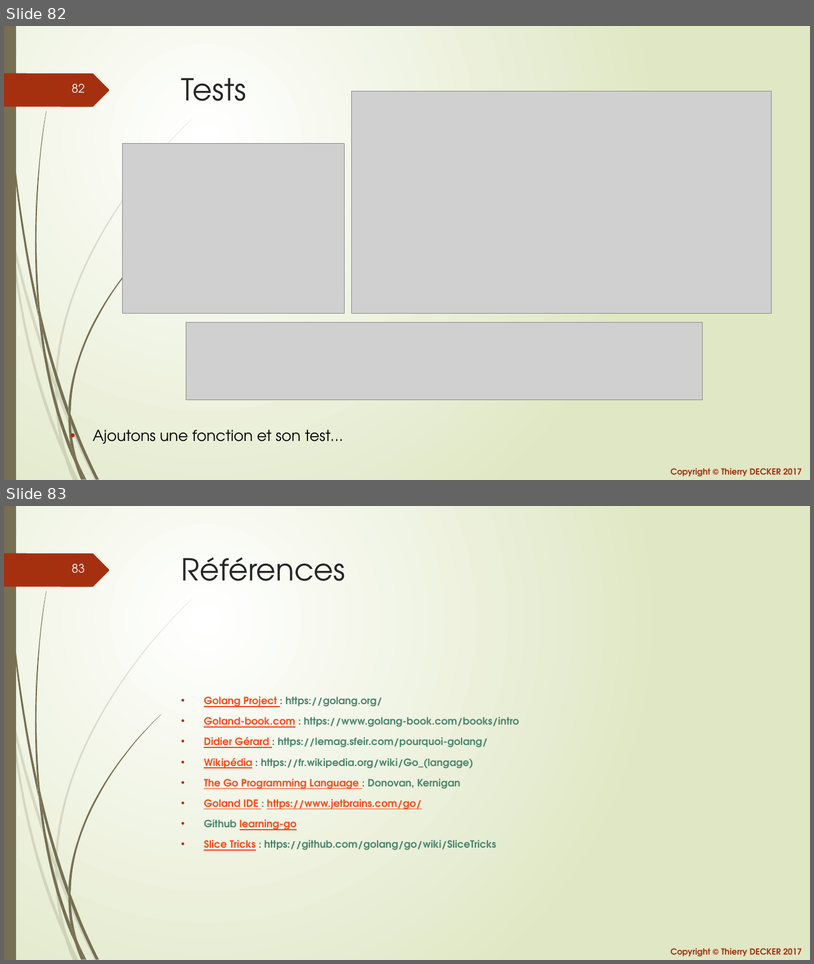
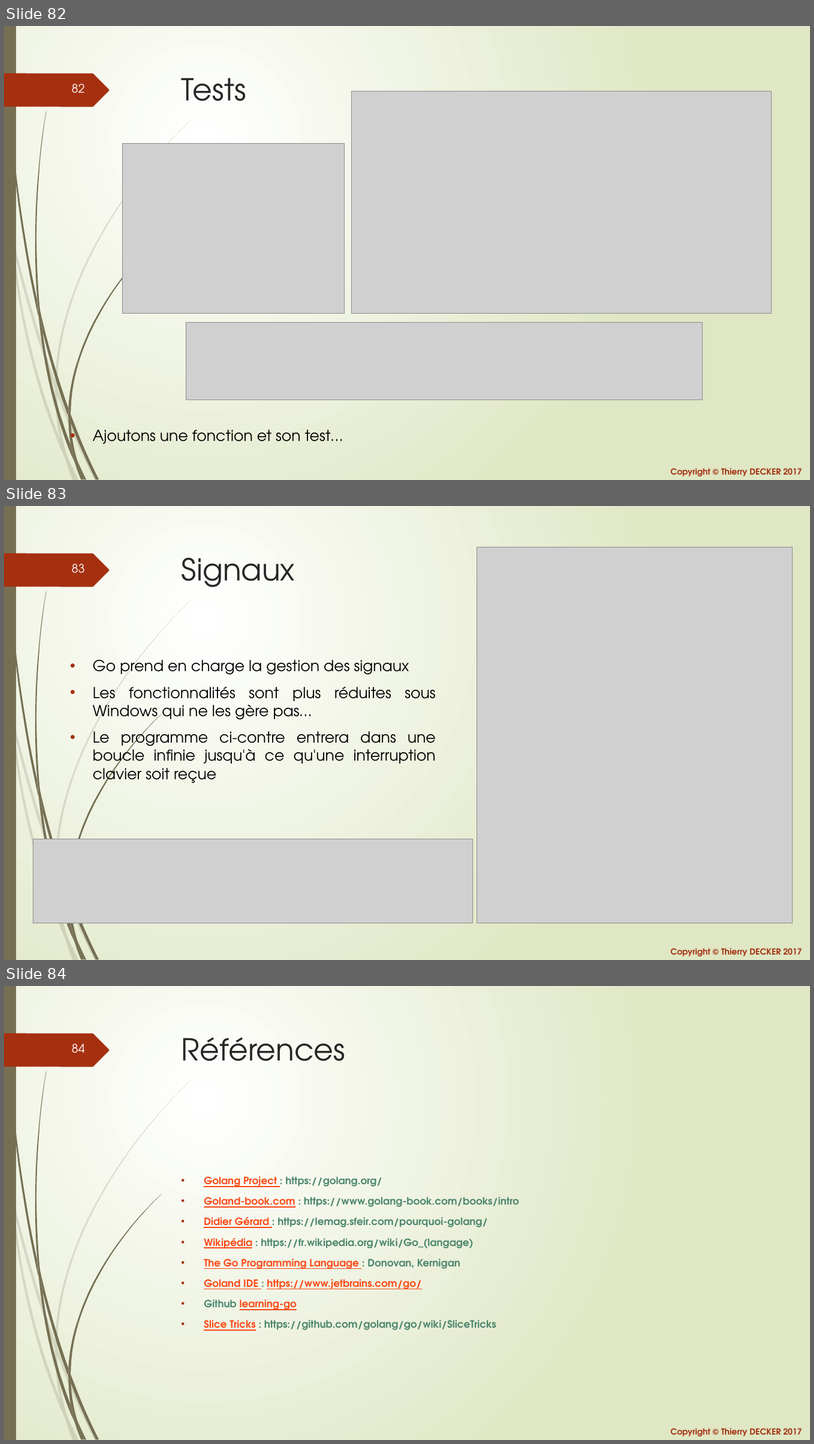
Before and after one commit to thierrydecker/learning-go, a slide deck: documentations/learning-go.pptx. Shown one above the other, each under a label of ours: slides 82 and 83 before the commit, slides 82, 83 and 84 after it. The pictures are 814x964 and 814x1444 pixels, drawn with LibreOffice and Linux fonts; fonts in the diff are those of the drawing; grey boxes stand for pictures. Boxes give left, top, right and bottom in pixels: in the first picture for what was removed or moved away, otherwise in the second. Text is boxed around its words. In the diff, an @@ line names an element or a change of style, - is before the commit and + after.

```diff
--- a/documentations/learning-go.pptx
+++ b/documentations/learning-go.pptx
@@ slide 83 added at (4,506,810,960), background gradient #FFFFFF to #DFE8C4; not listed: 24 template elements that a slide beside it also shows @@
@@ title added at (182,558,295,587), 36 pt, text #262626 @@
+Signaux
@@ picture added at (477,547,793,923) @@
@@ text added at (93,660,436,786), 18 pt, text #000000 @@
+• Go prend en charge la gestion des signaux
+• Les fonctionnalités sont plus réduites sous Windows qui ne les gère pas…
+• Le programme ci-contre entrera dans une boucle infinie jusqu'à ce qu'une interruption clavier soit reçue
@@ picture added at (33,840,473,924) @@
@@ what was slide 83 is now slide 84 @@
@@ page number at (72,1044,85,1053): text changed @@
-83
+84
```
Also in this commit, not shown: 2 other files.
